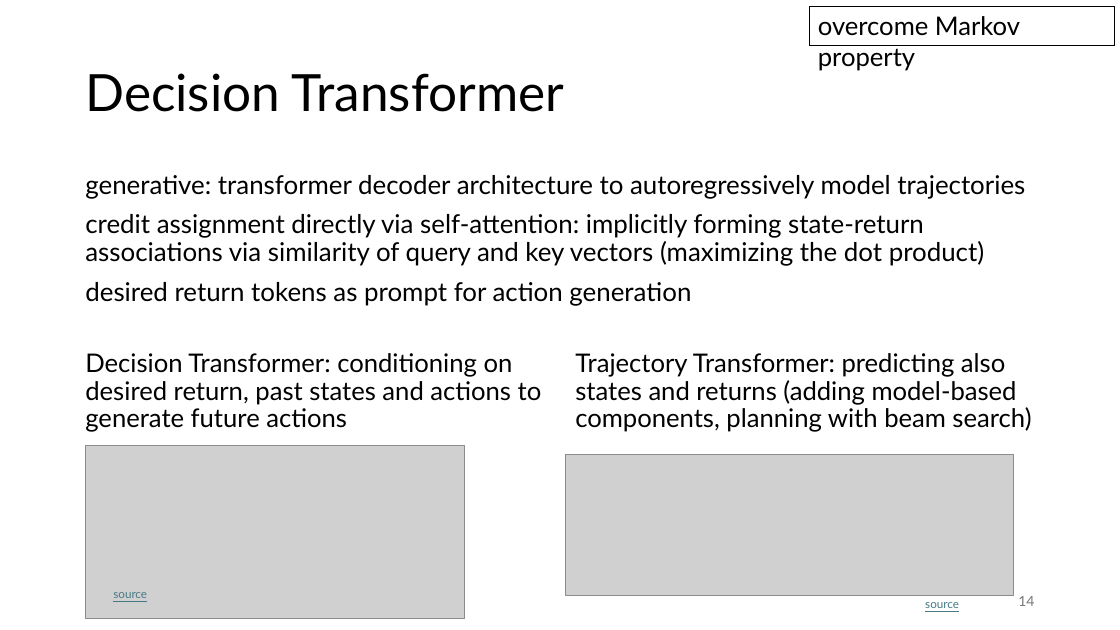
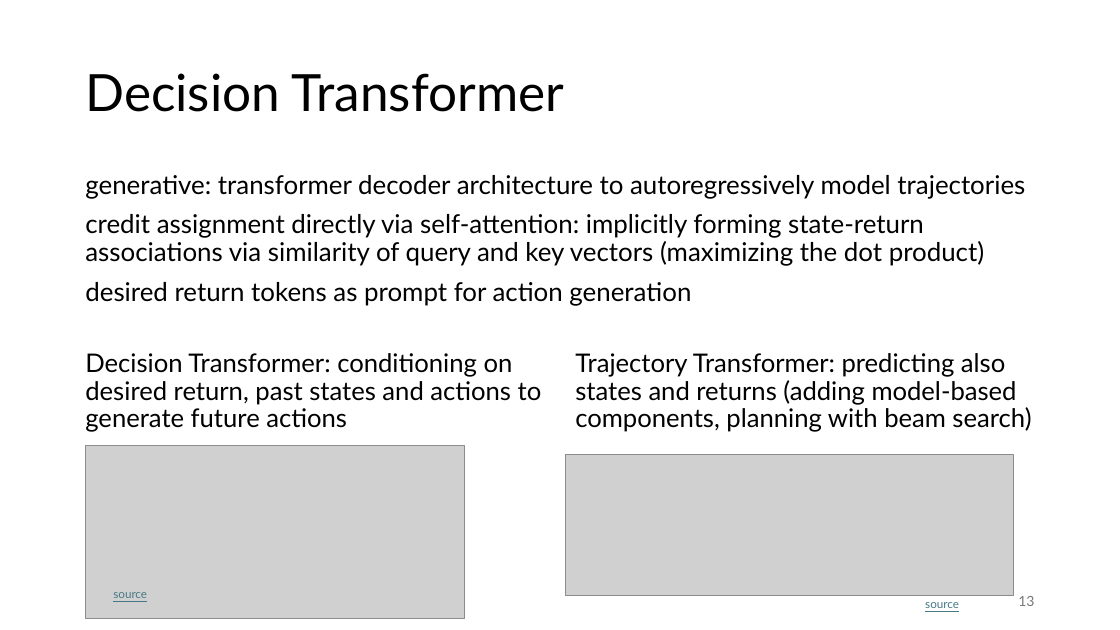
Before and after one commit to FelixWick/reinforcement_learning, a slide deck: slide 13 of slides/5_advanced.pptx (slide 14 before the commit). Drawn at 1120x630 pixels with LibreOffice and Linux fonts; fonts in the diff are those of the drawing; grey boxes stand for pictures. Boxes give left, top, right and bottom in pixels: in the first picture for what was removed or moved away, otherwise in the second. Text is boxed around its words. In the diff, an @@ line names an element or a change of style, - is before the commit and + after.

```diff
--- a/slides/5_advanced.pptx
+++ b/slides/5_advanced.pptx
@@ rectangle removed at bbox=[810, 6, 1115, 45] @@
-overcome Markov property
@@ page number at bbox=[1018, 596, 1034, 606]: text changed @@
-14
+13
```
Also in this commit, not shown: 11 other slides changed, 1 slide removed.
